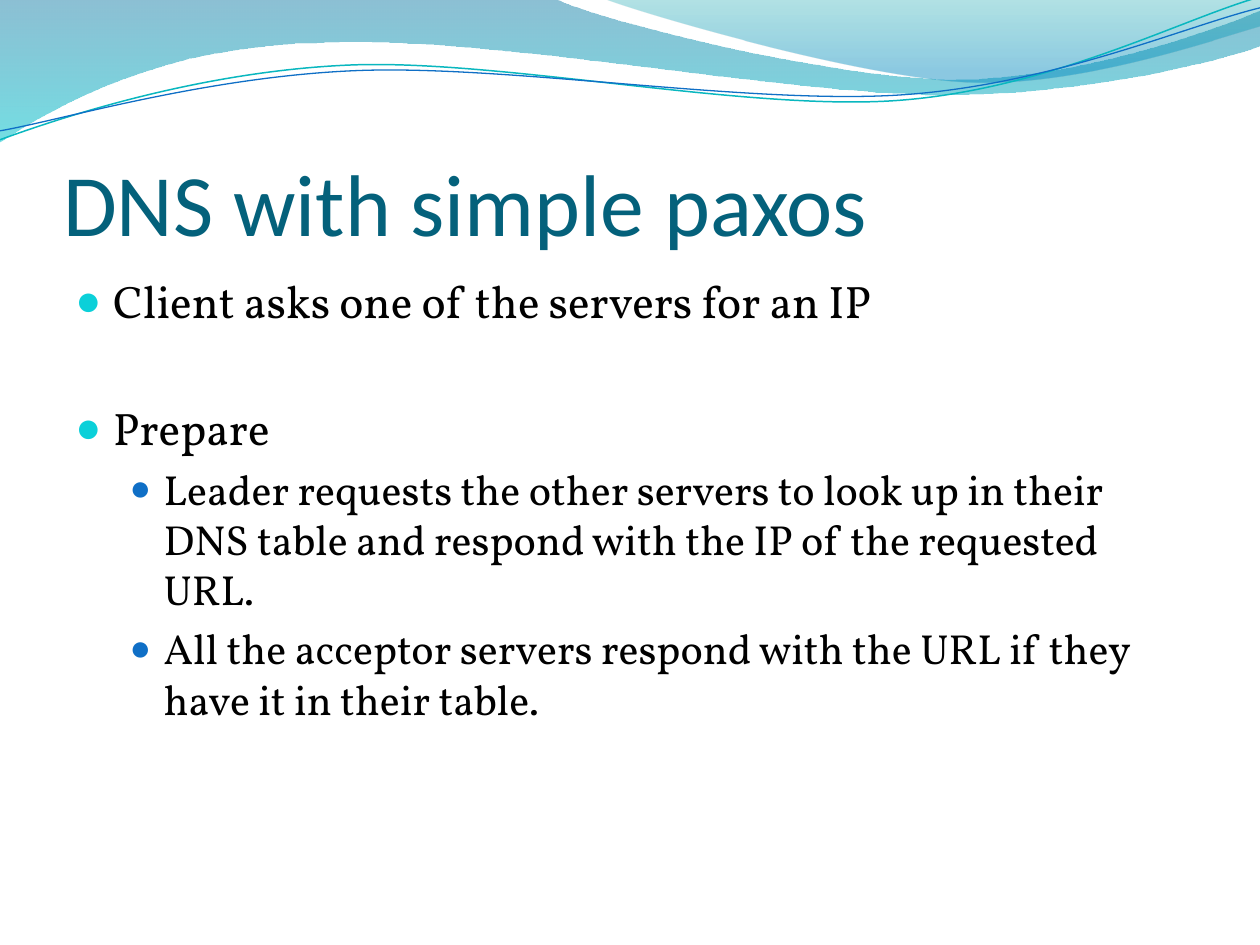
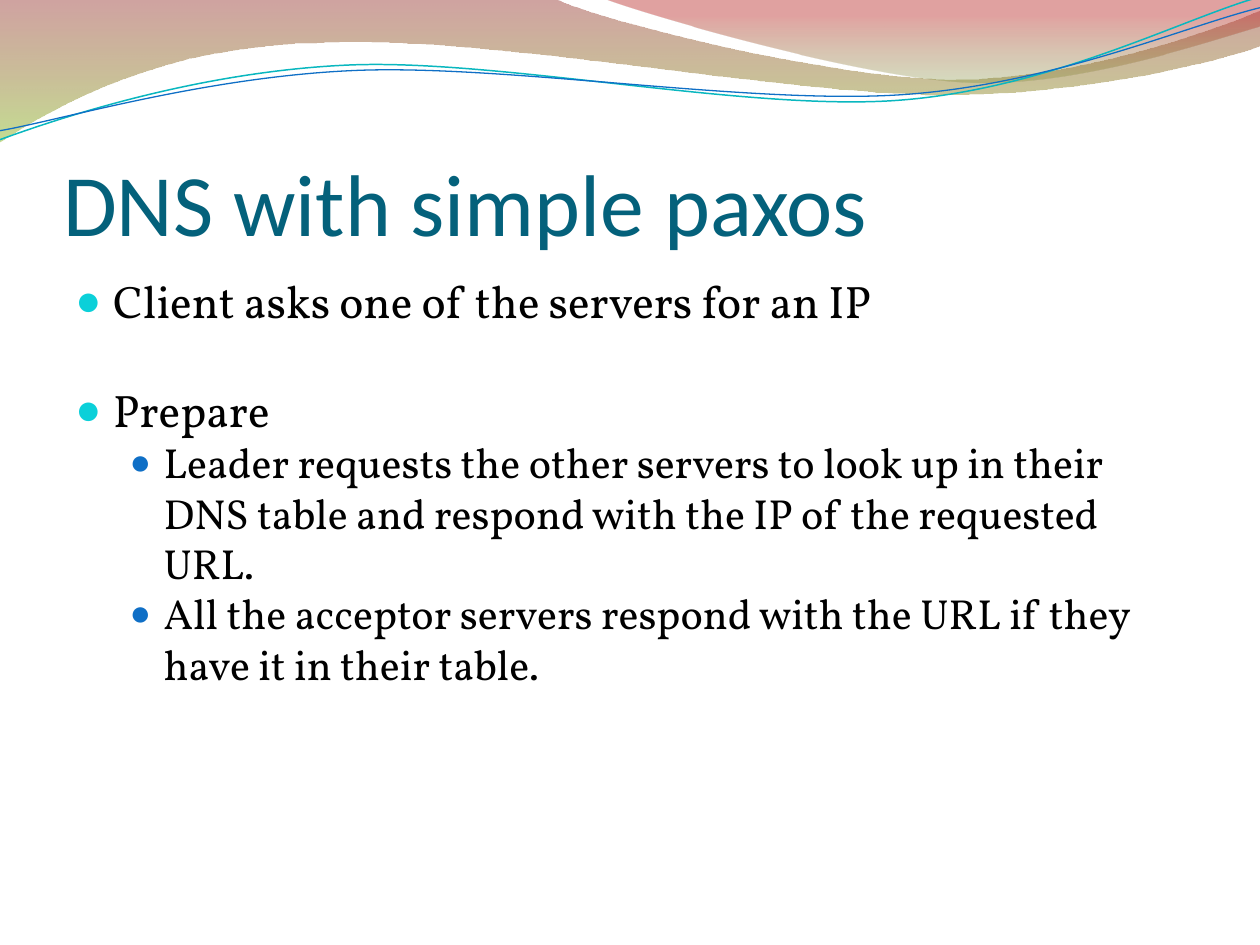
Before and after one commit to sudarshansk/diDNS, a slide deck: slide 6 of presentation.pptx. Drawn at 1260x945 pixels with LibreOffice and Linux fonts; fonts in the diff are those of the drawing; background and template pictures are left out. Boxes give left, top, right and bottom in pixels: in the first picture for what was removed or moved away, otherwise in the second. Text is boxed around its words. In the diff, an @@ line names an element or a change of style, - is before the commit and + after.

```diff
--- a/presentation.pptx
+++ b/presentation.pptx
@@ freeform shape at (x1=0, y1=0, x2=1260, y2=142): fill gradient #0074A1 to #00C6CF to gradient #973330 to #95C238; outline redrawn @@
@@ freeform shape at (x1=0, y1=0, x2=1260, y2=147): outline #0AB8BF 0.85 pt to #09B7BF 0.85 pt; outline redrawn @@
@@ freeform shape at (x1=0, y1=8, x2=1260, y2=141): outline #0F6FC6 0.75 pt to #0F6FC6 0.74 pt; outline redrawn @@
@@ freeform shape at (x1=604, y1=0, x2=1260, y2=87): fill gradient #00A1A9 to #008BBF to gradient #769537 to #BE3330 @@
@@ text "Client asks one of the ..." at (x1=113, y1=285, x2=1131, y2=681): less space between paragraphs @@
```
Also in this commit, not shown: 6 other slides changed.
